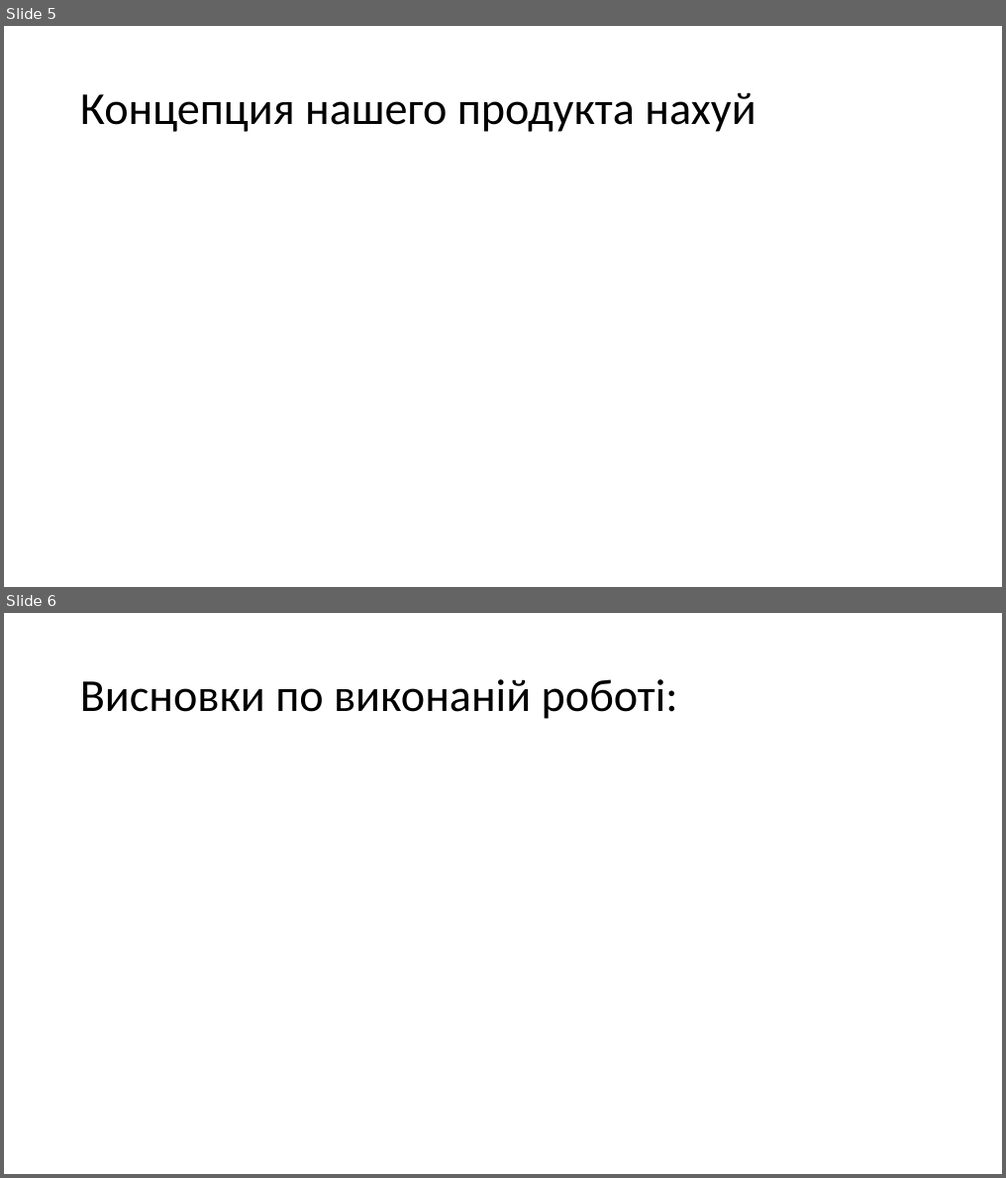
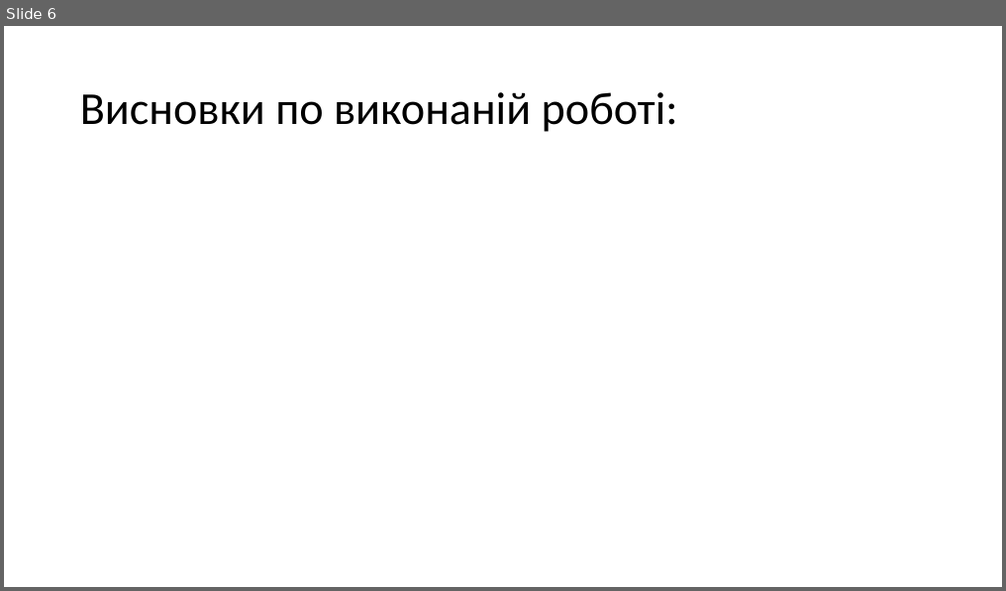
Before and after one commit to d3mage/elektronna_kafedra, a slide deck: elektronna_kafedra.pptx. Shown one above the other, each under a label of ours: slides 5 and 6 before the commit, slide 6 after it. The pictures are 1006x1178 and 1006x591 pixels, drawn with LibreOffice and Linux fonts; fonts in the diff are those of the drawing. Boxes give left, top, right and bottom in pixels: in the first picture for what was removed or moved away, otherwise in the second. Text is boxed around its words. In the diff, an @@ line names an element or a change of style, - is before the commit and + after.

```diff
--- a/elektronna_kafedra.pptx
+++ b/elektronna_kafedra.pptx
@@ slide 5 removed at <box>4,26,1002,587</box>, background #FFFFFF @@
@@ title removed at <box>80,92,755,132</box> @@
-Концепция нашего продукта нахуй
```
Also in this commit, not shown: 2 slides changed, 2 slides added, 1 other slide removed, 5 other files.
